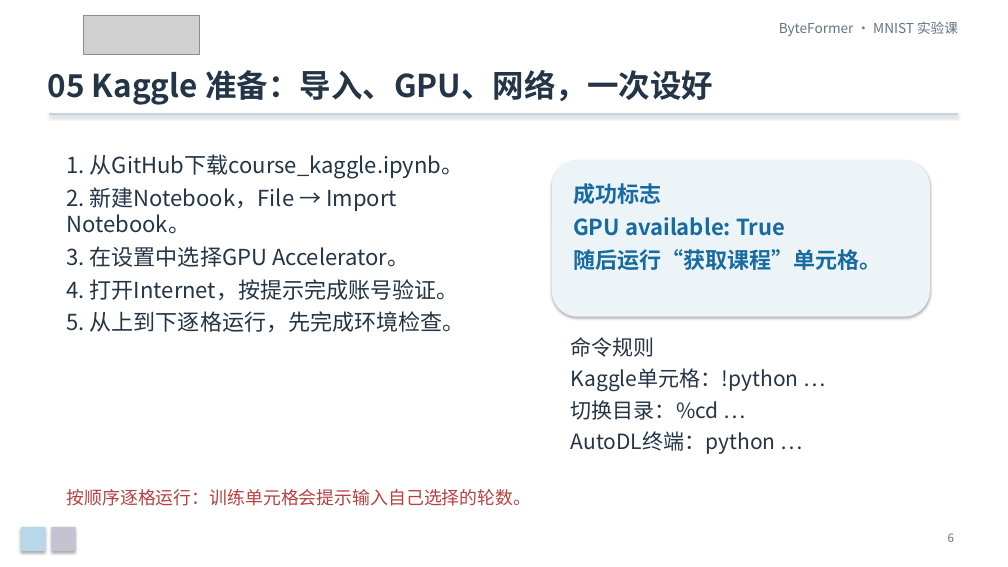
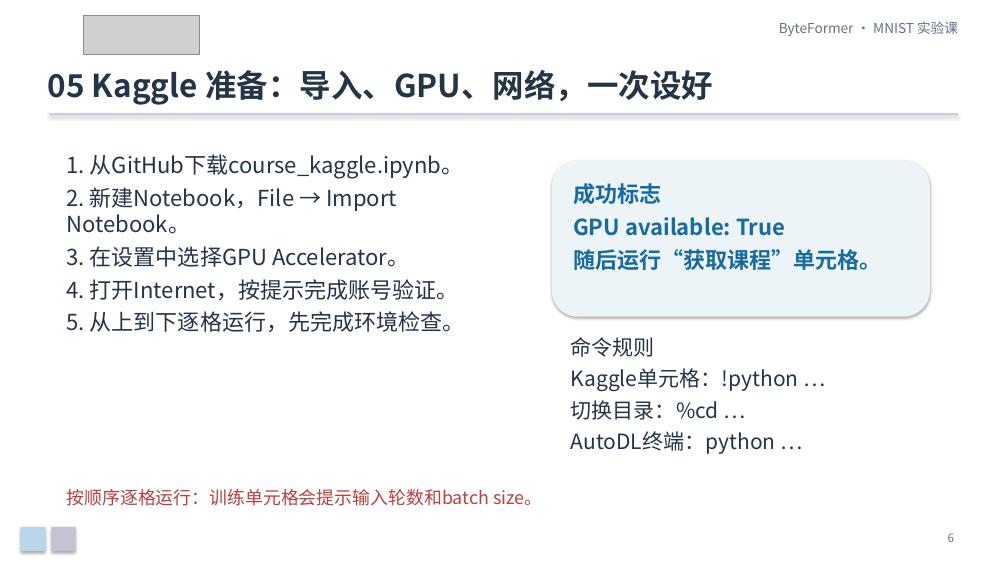
Before and after one commit to Franklin-L/byteformer-mnist-course, a slide deck: slide 6 of docs/ByteFormer_MNIST_零基础实验课.pptx. Drawn at 1008x567 pixels with LibreOffice and Linux fonts; fonts in the diff are those of the drawing; grey boxes stand for pictures. Boxes give left, top, right and bottom in pixels: in the first picture for what was removed or moved away, otherwise in the second. Text is boxed around its words. In the diff, an @@ line names an element or a change of style, - is before the commit and + after.

Commit message:
Let students choose batch size alongside training epochs

```diff
--- a/docs/ByteFormer_MNIST_零基础实验课.pptx
+++ b/docs/ByteFormer_MNIST_零基础实验课.pptx
@@ text at (x1=66, y1=489, x2=542, y2=506): text changed @@
-按顺序逐格运行：训练单元格会提示输入自己选择的轮数。
+按顺序逐格运行：训练单元格会提示输入轮数和batch size。
```
Also in this commit, not shown: 5 other slides changed, 7 other files.
